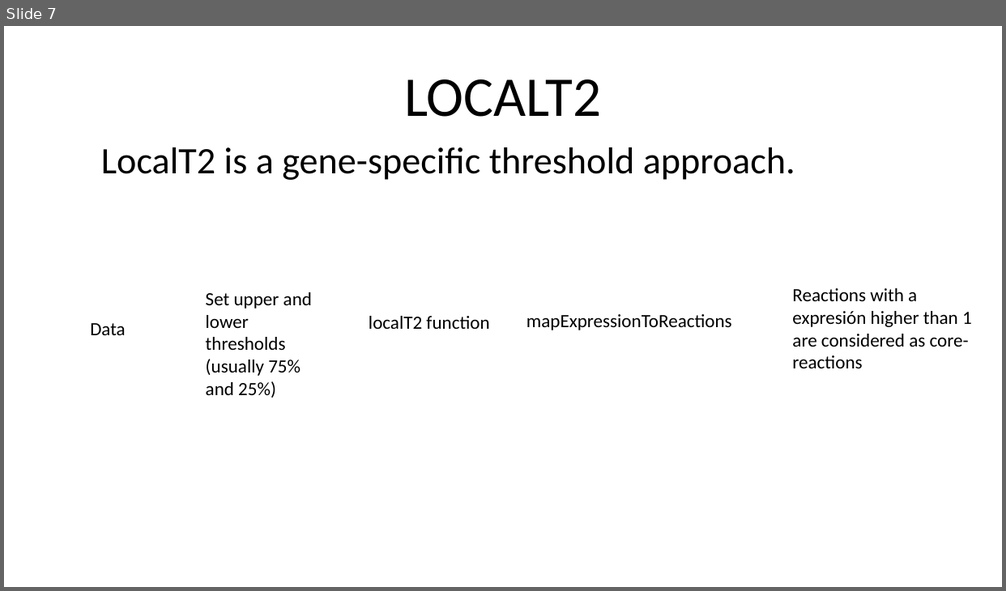
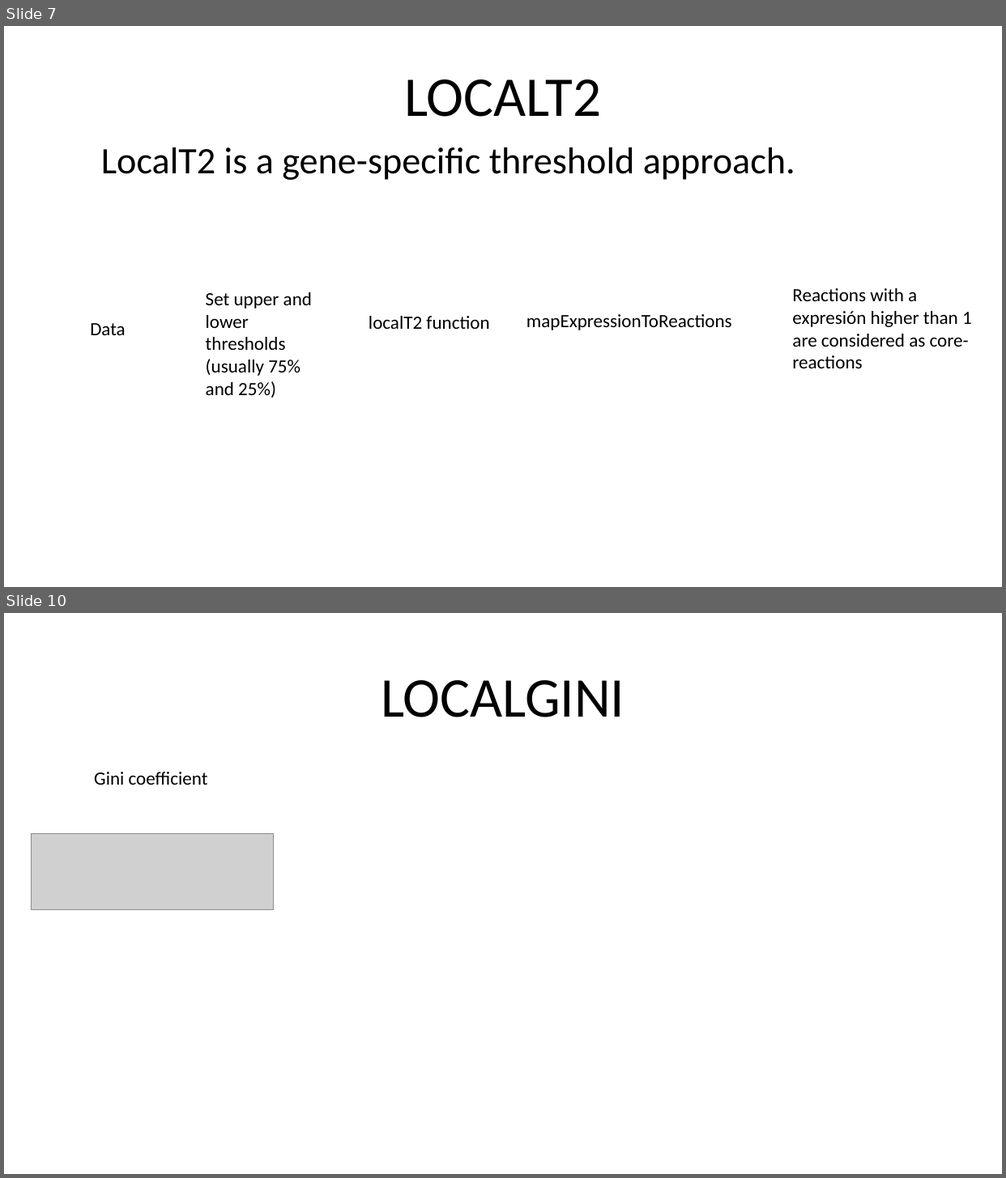
Before and after one commit to pablots98/Internship, a slide deck: Thresholding/Thresholding.pptx. Shown one above the other, each under a label of ours: slide 7 before the commit, slides 7 and 10 after it; the slides between them are not shown. The pictures are 1006x591 and 1006x1178 pixels, drawn with LibreOffice and Linux fonts; fonts in the diff are those of the drawing; grey boxes stand for pictures. Boxes give left, top, right and bottom in pixels: in the first picture for what was removed or moved away, otherwise in the second. Text is boxed around its words. In the diff, an @@ line names an element or a change of style, - is before the commit and + after.

Commit message:
Changes in LocalT2 and powerpoint

```diff
--- a/Thresholding/Thresholding.pptx
+++ b/Thresholding/Thresholding.pptx
@@ slide 10 added at <box>4,613,1002,1174</box>, background #FFFFFF @@
@@ text added at <box>381,680,624,717</box>, 54 pt, text #000000 @@
+LOCALGINI
@@ text added at <box>94,772,208,785</box>, 18 pt, text #000000 @@
+Gini coefficient
@@ picture added at <box>31,834,273,909</box> @@
```
Also in this commit, not shown: 3 other slides added, 1 slide removed, 5 other files.
